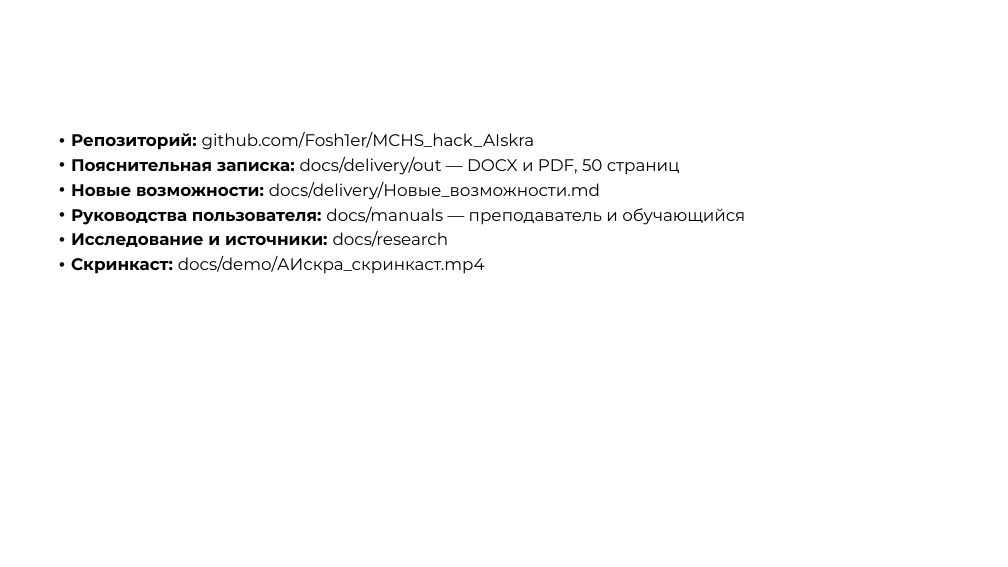
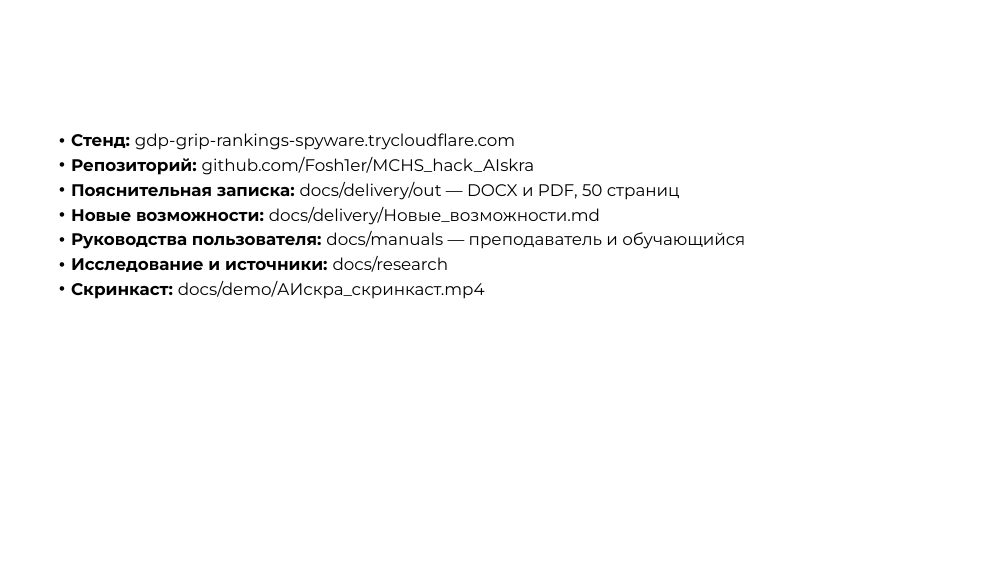
Before and after one commit to Fosh1er/MCHS_hack_AIskra, a slide deck: slide 18 of docs/presentation/АИскра_презентация_ЛЦТ2026.pptx. Drawn at 1008x567 pixels with LibreOffice and Linux fonts; fonts in the diff are those of the drawing; background and template pictures are left out. Boxes give left, top, right and bottom in pixels: in the first picture for what was removed or moved away, otherwise in the second. Text is boxed around its words. In the diff, an @@ line names an element or a change of style, - is before the commit and + after.

```diff
--- a/docs/presentation/АИскра_презентация_ЛЦТ2026.pptx
+++ b/docs/presentation/АИскра_презентация_ЛЦТ2026.pptx
@@ text at [71, 133, 515, 150]: paragraph added @@
+• Стенд: gdp-grip-rankings-spyware.trycloudflare.com
```
Also in this commit, not shown: 2 other files.
